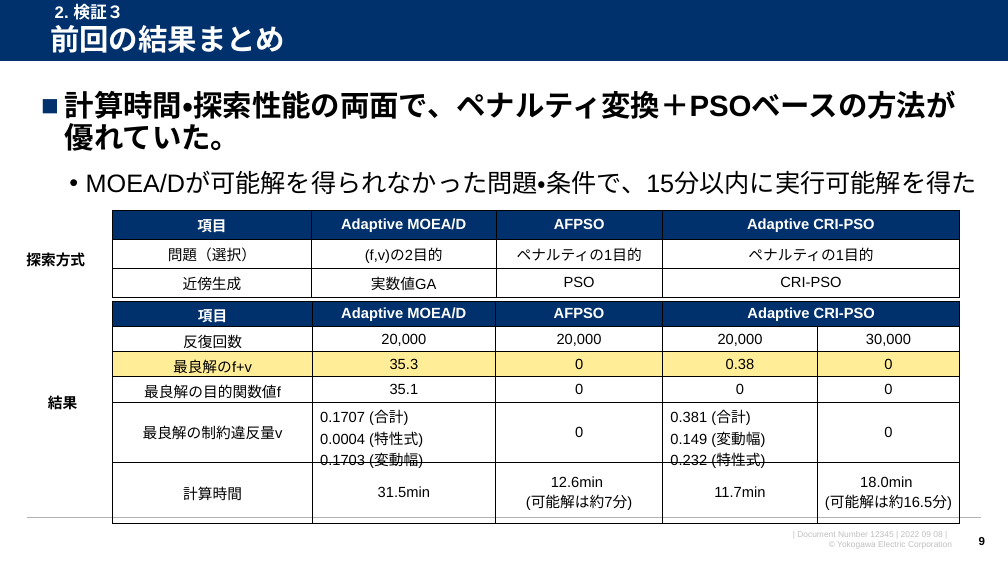
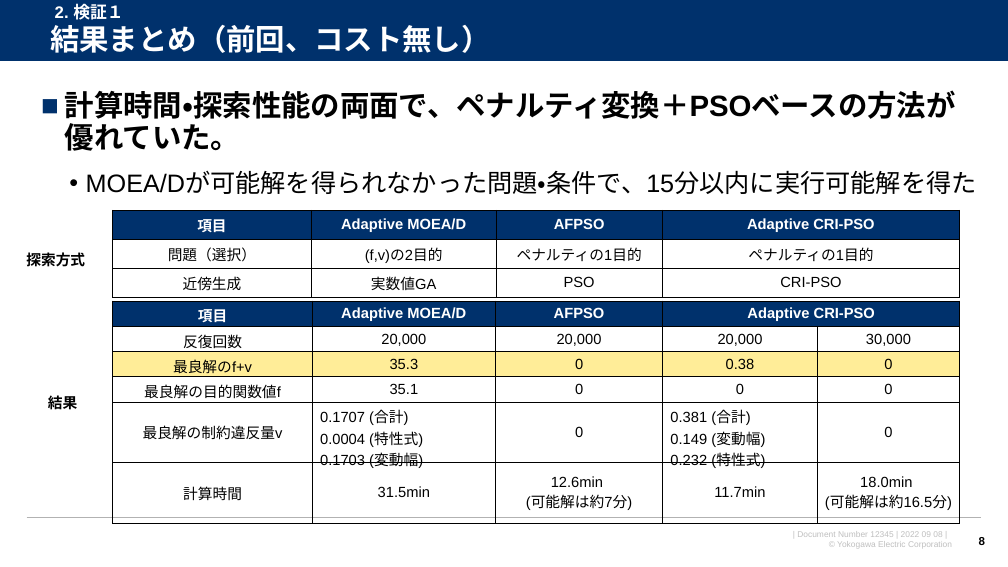
Before and after one commit to watarukumagai-git/opt, a slide deck: slide 8 of opt/220915_スケジューリング問題の検証_rev.0.pptx (slide 9 before the commit). Drawn at 1008x567 pixels with LibreOffice and Linux fonts; fonts in the diff are those of the drawing; background and template pictures are left out. Boxes give left, top, right and bottom in pixels: in the first picture for what was removed or moved away, otherwise in the second. Text is boxed around its words. In the diff, an @@ line names an element or a change of style, - is before the commit and + after.

```diff
--- a/opt/220915_スケジューリング問題の検証_rev.0.pptx
+++ b/opt/220915_スケジューリング問題の検証_rev.0.pptx
@@ title at (x1=50, y1=25, x2=490, y2=53): text changed @@
-前回の結果まとめ
+結果まとめ（前回、コスト無し）
@@ text at (x1=55, y1=3, x2=123, y2=20): text changed @@
-2. 検証３
+2. 検証１
@@ page number at (x1=979, y1=536, x2=985, y2=548): text changed @@
-9
+8
```
Also in this commit, not shown: 15 other slides changed, 4 slides added.
